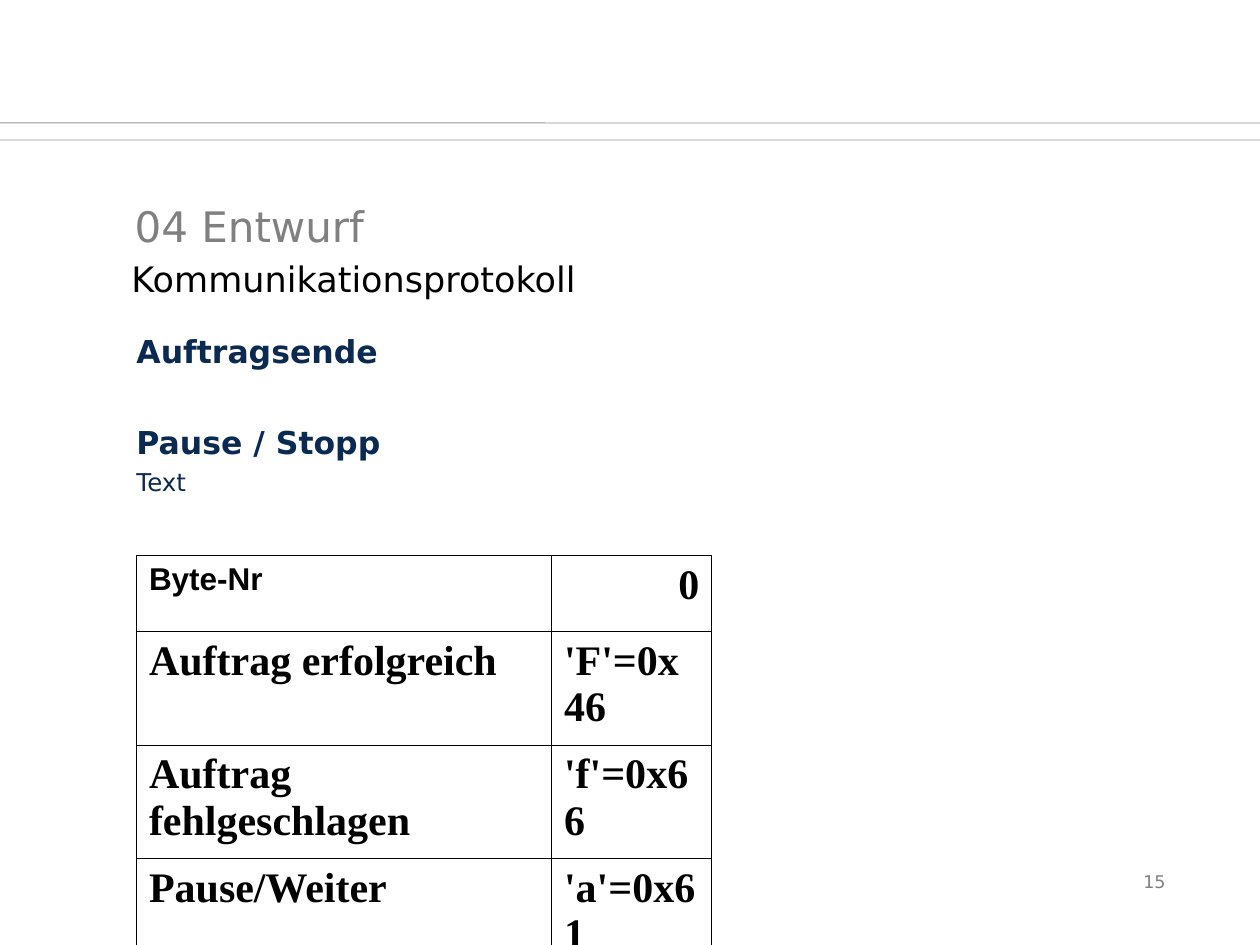
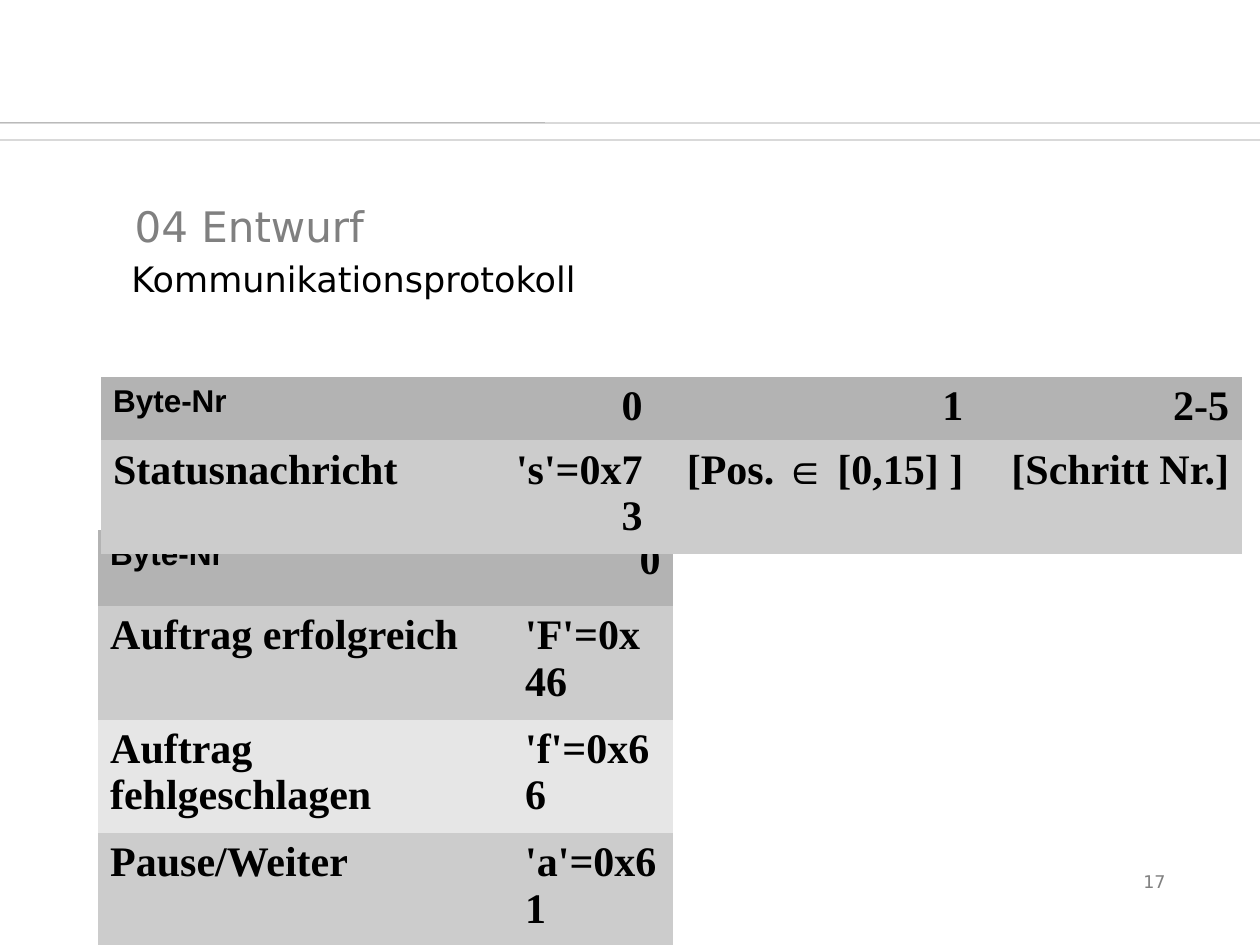
Before and after one commit to SaSteDD/ees_StegStef, a slide deck: slide 17 of präsi/btwf.odp (slide 15 before the commit). Drawn at 1260x945 pixels with LibreOffice and Linux fonts; fonts in the diff are those of the drawing; background and template pictures are left out. Boxes give left, top, right and bottom in pixels: in the first picture for what was removed or moved away, otherwise in the second. Text is boxed around its words. In the diff, an @@ line names an element or a change of style, - is before the commit and + after.

```diff
--- a/präsi/btwf.odp
+++ b/präsi/btwf.odp
@@ text removed at box(136, 339, 380, 492) @@
-Auftragsende
-Pause / Stopp
-Text
@@ table added at box(101, 377, 1241, 575), 2 rows, 4 columns @@
+Byte-Nr | 0 | 1 | 2-5
+Statusnachricht | 's'=0x73 | [Pos. ∈ [0,15] ] | [Schritt Nr.]
@@ table at box(98, 530, 673, 881) @@
@@ fill none to #B3B3B3 in row 1 @@
@@ fill none to #CCCCCC in 4 cells @@
@@ fill none to #E6E6E6 in row 3 @@
@@ borders changed @@
@@ table: place and size @@
-table at box(136, 556, 711, 907)
+table at box(98, 530, 673, 881)
@@ page number at box(1143, 875, 1165, 888): text changed @@
-15
+17
```
Also in this commit, not shown: 10 other slides changed, 5 slides added, 2 slides removed, 11 other files.
